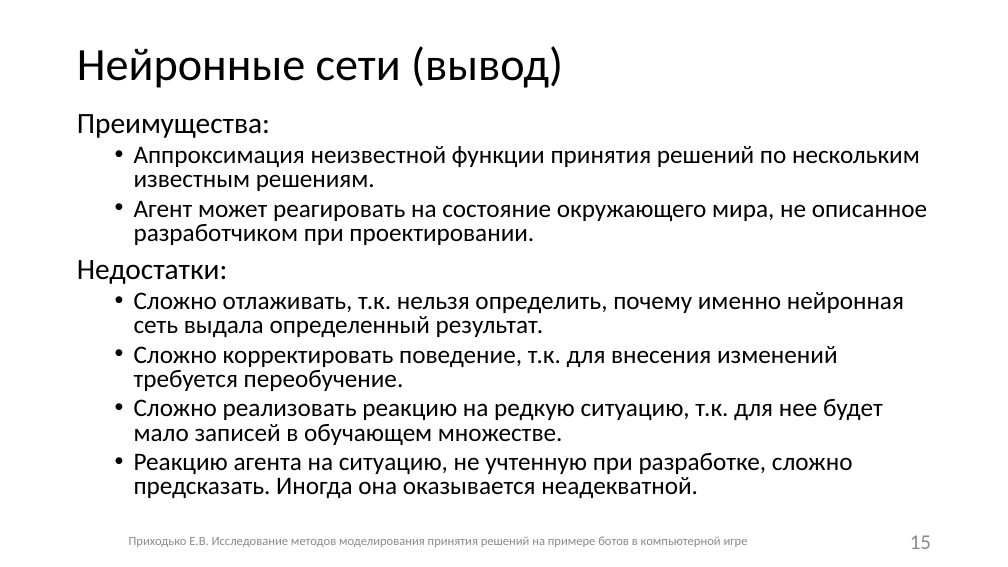
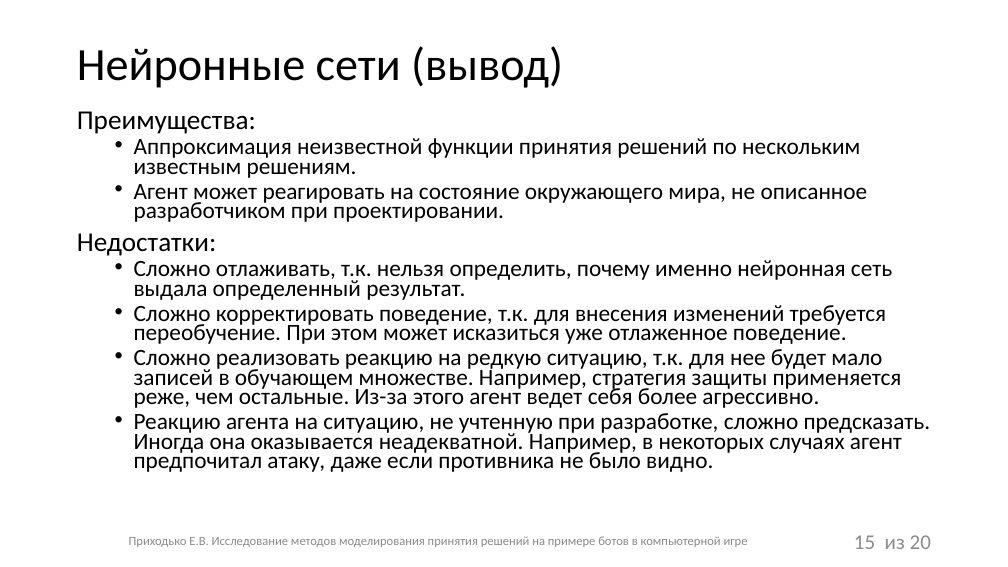
Before and after one commit to Fck-r-sns/Game_AI_thesis, a slide deck: slide 15 of Презентация.pptx. Drawn at 1008x567 pixels with LibreOffice and Linux fonts; fonts in the diff are those of the drawing. Boxes give left, top, right and bottom in pixels: in the first picture for what was removed or moved away, otherwise in the second. Text is boxed around its words. In the diff, an @@ line names an element or a change of style, - is before the commit and + after.

```diff
--- a/Презентация.pptx
+++ b/Презентация.pptx
@@ text at box(77, 111, 892, 300): size 28 to 25.9 pt in "Преимущества:", "Недостатки:"; size 24 to 22.2 pt in "Аппроксимация неизвестной функции принятия решений по нескол ...", "Агент может реагировать на состояние окружающего мира, ...", "Сложно отлаживать, т.к. нельзя определить, почему именно ..."; line spacing 0.8 to 0.7 @@
@@ text at box(134, 305, 931, 472): text changed; size 24 to 22.2 pt @@
-  • Сложно корректировать поведение, т.к. для внесения изменений требуется переобучение.
-  • Сложно реализовать реакцию на редкую ситуацию, т.к. для нее будет мало записей в обучающем множестве.
-  • Реакцию агента на ситуацию, не учтенную при разработке, сложно предсказать. Иногда она оказывается неадекватной.
+  • Сложно корректировать поведение, т.к. для внесения изменений требуется переобучение. При этом может исказиться уже отлаженное поведение.
+  • Сложно реализовать реакцию на редкую ситуацию, т.к. для нее будет мало записей в обучающем множестве. Например, стратегия защиты применяется реже, чем остальные. Из-за этого агент ведет себя более агрессивно.
+  • Реакцию агента на ситуацию, не учтенную при разработке, сложно предсказать. Иногда она оказывается неадекватной. Например, в некоторых случаях агент предпочитал атаку, даже если противника не было видно.
@@ page number: place and size @@
-page number at box(910, 535, 931, 549)
+page number at box(854, 535, 875, 549)
@@ text added at box(885, 535, 931, 549), 20 pt, text #8C8C8C @@
+из 20
```
Also in this commit, not shown: 24 other slides changed, 1 other file.
